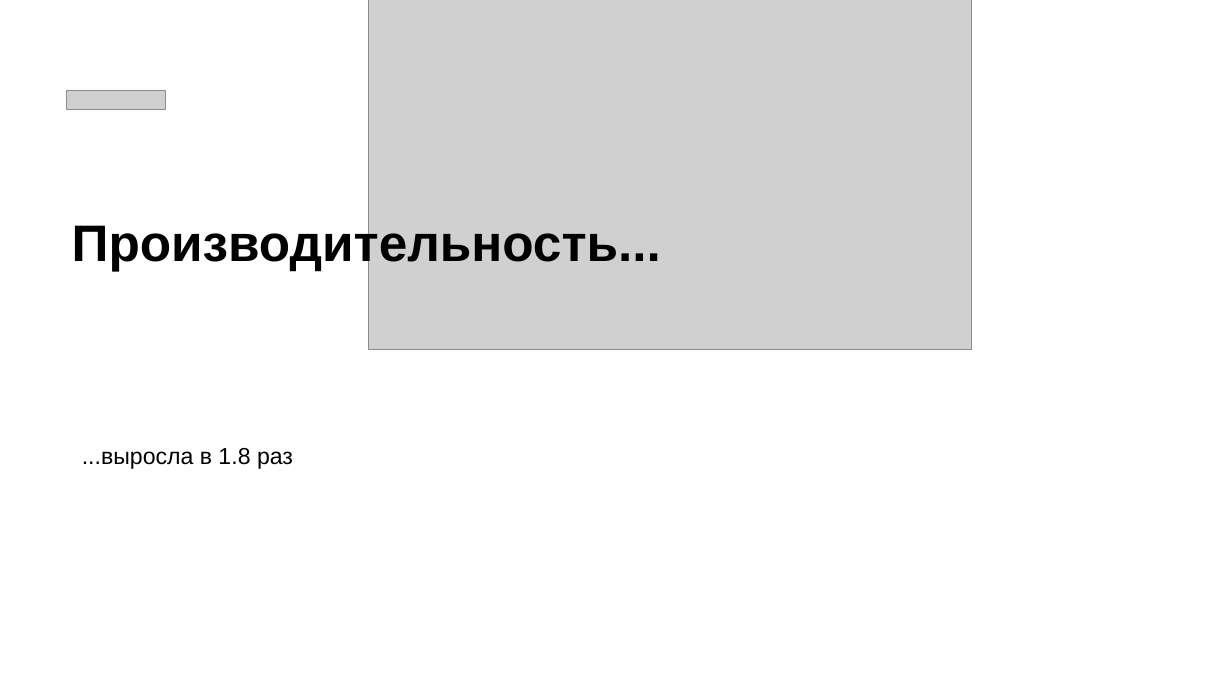
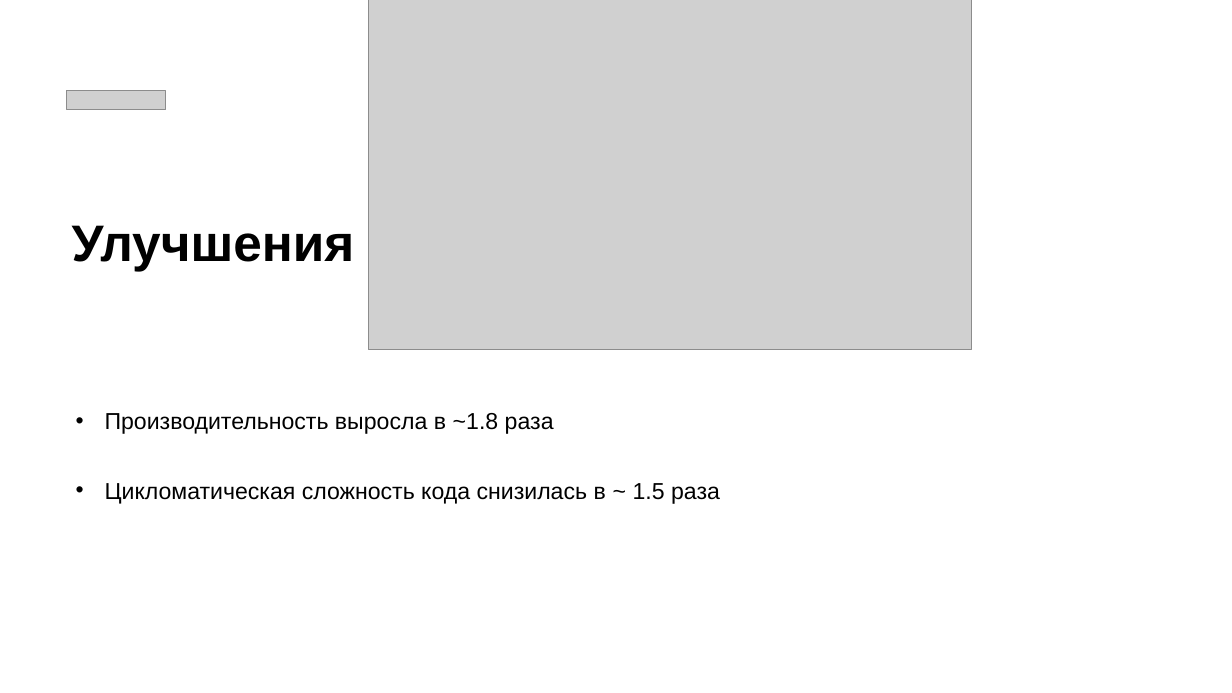
Before and after one commit to Serganbus/devfest, a slide deck: slide 11 of Презентация.pptx. Drawn at 1232x693 pixels with LibreOffice and Linux fonts; fonts in the diff are those of the drawing; grey boxes stand for pictures. Boxes give left, top, right and bottom in pixels: in the first picture for what was removed or moved away, otherwise in the second. Text is boxed around its words. In the diff, an @@ line names an element or a change of style, - is before the commit and + after.

```diff
--- a/Презентация.pptx
+++ b/Презентация.pptx
@@ text at [72, 225, 355, 271]: text changed @@
-Производительность...
+Улучшения
@@ text at [105, 413, 720, 504]: text changed @@
-...выросла в 1.8 раз
+• Производительность выросла в ~1.8 раза
+• Цикломатическая сложность кода снизилась в ~ 1.5 раза
```
Also in this commit, not shown: 5 other slides changed, 2 slides added, 5 other files.
